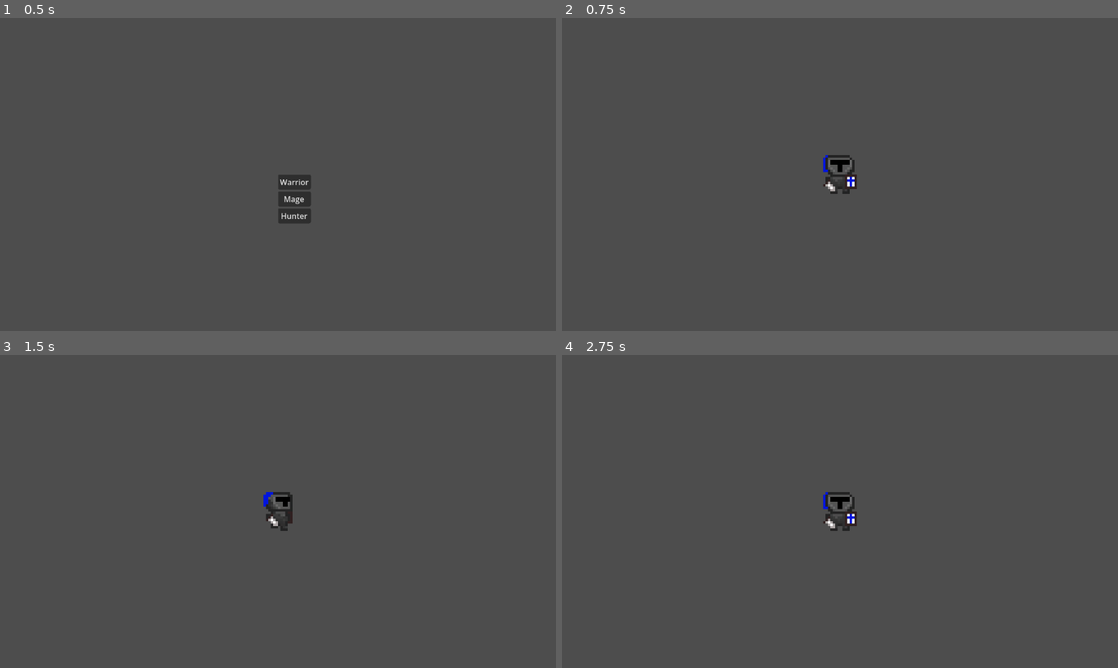
Above: before the commit, frames 1-4 (two rows, left to right).
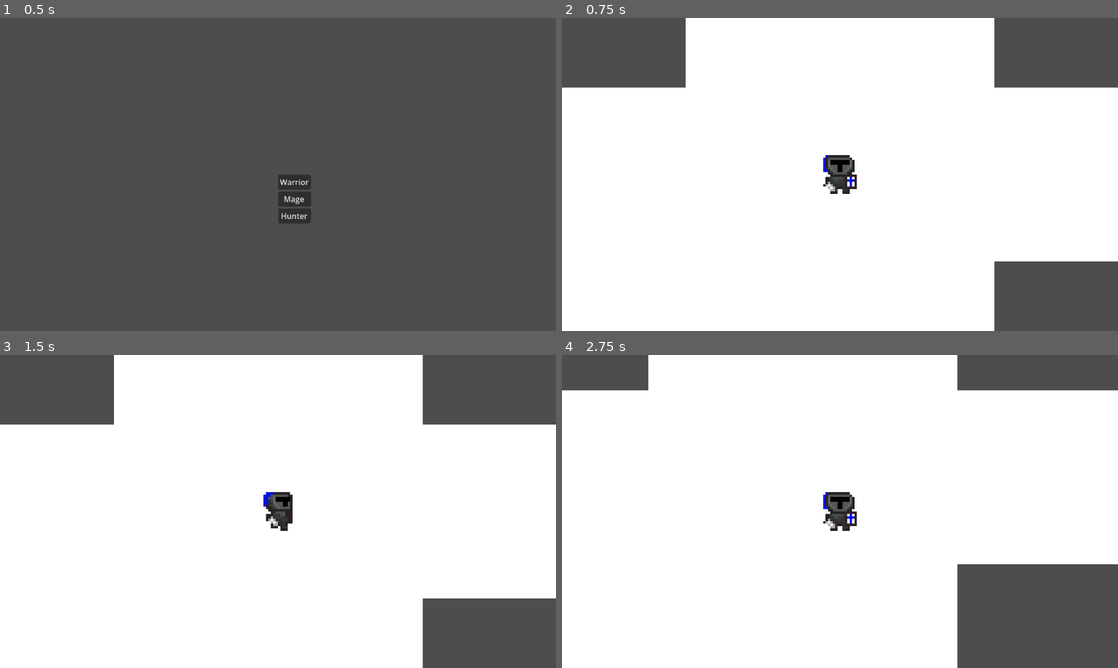
Above: after the commit, the same moments.

Repository: Naskacz/InzRogueLike
Game: Godot game, scene res://game/character_selection.tscn
Two runs of this game, one before a commit and one after it. Both use one fixed random seed, a clock stepped at 60 frames per second and the inputs below.
Inputs (mouse positions are in pixels of both pictures, inside the frame that each line leads up to):
- Up to frame 1 (0.5 s): no input
- Up to frame 2 (0.75 s): click "Warrior" at 0.5 s
- Up to frame 3 (1.5 s): tap Enter at 1.25 s; move the mouse to (400, 495) at 1.27 s; press the mouse at (400, 495) at 1.28 s; hold Right (ui_right) from 1.28 s (still down)
- Up to frame 4 (2.75 s): move the mouse to (728, 527) at 2.02 s; release Right (ui_right) at 2.03 s; release the mouse at (728, 527) at 2.03 s; hold Down (ui_down) from 2.03 s (still down); click (728, 527) at 2.1 s

Frame 1 is identical in both runs. In frame 2, 85% of the frame differs, in the area x 0-100%, y 0-100%; in frame 3, 84%; in frame 4, 85%.

Commit message:
Basic room generation, basic attack logic

Diff:
--- /dev/null
+++ b/Arrow.tscn
@@ -0,0 +1,14 @@
+[gd_scene format=3 uid="uid://d2rvdbjyc2iw4"]
+
+[ext_resource type="Script" uid="uid://cleo2vnmyja5w" path="res://BaseAttack.gd" id="1_265pn"]
+
+[sub_resource type="RectangleShape2D" id="RectangleShape2D_8wdj2"]
+
+[node name="Arrow" type="Area2D" unique_id=1894215910]
+script = ExtResource("1_265pn")
+speed = 800.0
+
+[node name="AnimatedSprite2D" type="AnimatedSprite2D" parent="." unique_id=1913641804]
+
+[node name="CollisionShape2D" type="CollisionShape2D" parent="AnimatedSprite2D" unique_id=243417172]
+shape = SubResource("RectangleShape2D_8wdj2")
--- /dev/null
+++ b/BaseAttack.gd
@@ -0,0 +1,46 @@
+extends Area2D
+
+var attacker_stats: StatsManager
+var direction = Vector2.ZERO
+var speed = 0.0
+var damage_category = Enums.DamageCategory.PHYSICAL
+var hit_targets: Array = []
+
+func _ready() -> void:
+	# Obsługa animacji i usuwania obiektu
+	if has_node("AnimatedSprite2D"):
+		var sprite = $AnimatedSprite2D
+		sprite.play("default")
+		# Atak zniknie sam, gdy skończy się jego animacja (np. błysk miecza)
+		sprite.animation_finished.connect(queue_free)
+	else:
+		# Jeśli to atak wręcz bez animacji, usuń go po 0.2 sekundy
+		if speed <= 0:
+			get_tree().create_timer(0.2).timeout.connect(queue_free)
+
+func _physics_process(delta: float) -> void:
+	# Jeśli to pocisk, przesuń go w świecie
+	if speed > 0:
+		global_position += direction * speed * delta
+
+func _on_body_entered(body: Node2D) -> void:
+	# 1. Ignoruj samego siebie (atakującego)
+	if attacker_stats and body == attacker_stats.get_parent():
+		return
+
+	# 2. Sprawdź, czy cel ma komponent zdrowia i czy nie został już trafiony tym ciosem
+	var health = body.get_node_or_null("HealthComponent")
+	var target_stats = body.get_node_or_null("StatsManager")
+
+	if health and target_stats and body not in hit_targets:
+		hit_targets.append(body)
+
+		# 3. Oblicz obrażenia przy użyciu Twoich formuł
+		var result = CombatFormulas.calculate_damage(attacker_stats, target_stats, damage_category)
+
+		# 4. Zadaj obrażenia
+		health.take_damage(result.amount)
+
+		# 5. Jeśli to pocisk (strzała/ogień), usuń go po pierwszym trafieniu
+		if speed > 0:
+			queue_free()
--- /dev/null
+++ b/MagicMeleeSlash.tscn
@@ -0,0 +1,14 @@
+[gd_scene format=3 uid="uid://cd3mh7afscn4l"]
+
+[ext_resource type="Script" uid="uid://cleo2vnmyja5w" path="res://BaseAttack.gd" id="1_3d6ux"]
+
+[sub_resource type="RectangleShape2D" id="RectangleShape2D_8wdj2"]
+
+[node name="MagicMeleeSlash" type="Area2D" unique_id=2108453855]
+script = ExtResource("1_3d6ux")
+damage_category = 2
+
+[node name="Sprite2D" type="AnimatedSprite2D" parent="." unique_id=1873456662]
+
+[node name="CollisionShape2D" type="CollisionShape2D" parent="Sprite2D" unique_id=1382537173]
+shape = SubResource("RectangleShape2D_8wdj2")
--- /dev/null
+++ b/MagicProjectile.tscn
@@ -0,0 +1,13 @@
+[gd_scene format=3 uid="uid://bbm7k0lqghbab"]
+
+[ext_resource type="Script" uid="uid://cleo2vnmyja5w" path="res://BaseAttack.gd" id="1_jucil"]
+
+[sub_resource type="CircleShape2D" id="CircleShape2D_8wdj2"]
+
+[node name="MagicProjectile" type="Area2D" unique_id=1162486233]
+script = ExtResource("1_jucil")
+
+[node name="AnimatedSprite2D" type="AnimatedSprite2D" parent="." unique_id=483208160]
+
+[node name="CollisionShape2D" type="CollisionShape2D" parent="AnimatedSprite2D" unique_id=929194832]
+shape = SubResource("CircleShape2D_8wdj2")
--- /dev/null
+++ b/Main.gd
@@ -0,0 +1,37 @@
+extends Node2D
+@export var room_scene: PackedScene
+@export var player_scene: PackedScene
+@export var number_of_rooms: int = 8
+@export var room_size: Vector2 = Vector2(640, 360)
+func _ready() -> void:
+	generate_dungeon()
+
+func generate_dungeon() -> void:
+	var room_positions: Array[Vector2i] = []
+	var current_grid_pos = Vector2i(0, 0)
+	room_positions.append(current_grid_pos)
+
+	while room_positions.size() < number_of_rooms:
+		var random_room = room_positions[randi() % room_positions.size()]
+
+		var directions = [Vector2i.UP, Vector2i.DOWN, Vector2i.LEFT, Vector2i.RIGHT]
+		var random_dir = directions[randi() % directions.size()]
+
+		var next_grid_pos = random_room + random_dir
+
+		if not room_positions.has(next_grid_pos):
+			room_positions.append(next_grid_pos)
+
+	for i in range(room_positions.size()):
+		var grid_pos = room_positions[i]
+
+		var new_room = room_scene.instantiate()
+
+		new_room.position = Vector2(grid_pos.x * room_size.x, grid_pos.y * room_size.y)
+		add_child(new_room)
+		new_room.name = "Room_" + str(grid_pos.x) + "_" + str(grid_pos.y)
+
+	if player_scene != null:
+		var player = player_scene.instantiate()
+		player.position = Vector2(0, 0) + (room_size / 2)
+		add_child(player)
--- a/Main.tscn
+++ b/Main.tscn
@@ -1,41 +1,15 @@
-[gd_scene load_steps=6 format=3 uid="uid://375g6jud40da"]
+[gd_scene format=3 uid="uid://375g6jud40da"]
 
-[ext_resource type="Script" uid="uid://cnn7lrti3vqai" path="res://Player.gd" id="1_glv2v"]
-[ext_resource type="Script" uid="uid://dd3icv2mxvcvq" path="res://characters/stats_manager.gd" id="3_cm0pq"]
-[ext_resource type="Resource" uid="uid://oskrk7rqw8se" path="res://characters/warrior.tres" id="4_fos0i"]
+[ext_resource type="Script" uid="uid://h4ru1snm5aup" path="res://Main.gd" id="1_r0du0"]
+[ext_resource type="PackedScene" uid="uid://diygwv781k3tm" path="res://player.tscn" id="1_uu6xs"]
+[ext_resource type="PackedScene" uid="uid://dyhs6uhqwa3on" path="res://Room.tscn" id="2_cm0pq"]
 
-[sub_resource type="SpriteFrames" id="SpriteFrames_fpfj3"]
-animations = [{
-"frames": [],
-"loop": true,
-"name": &"new_animation",
-"speed": 5.0
-}]
+[sub_resource type="TileSet" id="TileSet_c2nmx"]
 
-[sub_resource type="RectangleShape2D" id="RectangleShape2D_uu6xs"]
+[node name="Main" type="Node2D" unique_id=1938521491]
+script = ExtResource("1_r0du0")
+room_scene = ExtResource("2_cm0pq")
+player_scene = ExtResource("1_uu6xs")
 
-[node name="Main" type="Node2D"]
-
-[node name="Player" type="Node2D" parent="."]
-scale = Vector2(5, 5)
-
-[node name="CharacterBody2D" type="CharacterBody2D" parent="."]
-script = ExtResource("1_glv2v")
-
-[node name="Camera2D" type="Camera2D" parent="CharacterBody2D"]
-scale = Vector2(5, 5)
-
-[node name="AnimatedSprite2D" type="AnimatedSprite2D" parent="CharacterBody2D"]
-texture_filter = 1
-scale = Vector2(5, 5)
-sprite_frames = SubResource("SpriteFrames_fpfj3")
-animation = &"new_animation"
-
-[node name="CollisionShape2D" type="CollisionShape2D" parent="CharacterBody2D"]
-shape = SubResource("RectangleShape2D_uu6xs")
-disabled = true
-
-[node name="StatsManager" type="Node" parent="CharacterBody2D"]
-script = ExtResource("3_cm0pq")
-base_data = ExtResource("4_fos0i")
-metadata/_custom_type_script = "uid://dd3icv2mxvcvq"
+[node name="TileMapLayer" type="TileMapLayer" parent="." unique_id=1303524626]
+tile_set = SubResource("TileSet_c2nmx")
--- /dev/null
+++ b/MeleeSlash.tscn
@@ -0,0 +1,72 @@
+[gd_scene format=3 uid="uid://mvy7n07p8s4p"]
+
+[ext_resource type="Script" uid="uid://cleo2vnmyja5w" path="res://BaseAttack.gd" id="1_nejky"]
+[ext_resource type="Texture2D" uid="uid://c6e3bbyfq5fnj" path="res://assets/MeleeSlash.png" id="2_pnig4"]
+
+[sub_resource type="AtlasTexture" id="AtlasTexture_r4134"]
+atlas = ExtResource("2_pnig4")
+region = Rect2(0, 0, 16, 16)
+
+[sub_resource type="AtlasTexture" id="AtlasTexture_1xkjs"]
+atlas = ExtResource("2_pnig4")
+region = Rect2(16, 0, 16, 16)
+
+[sub_resource type="AtlasTexture" id="AtlasTexture_w3p21"]
+atlas = ExtResource("2_pnig4")
+region = Rect2(0, 16, 16, 16)
+
+[sub_resource type="AtlasTexture" id="AtlasTexture_1h33f"]
+atlas = ExtResource("2_pnig4")
+region = Rect2(16, 16, 16, 16)
+
+[sub_resource type="AtlasTexture" id="AtlasTexture_4wqt8"]
+atlas = ExtResource("2_pnig4")
+region = Rect2(0, 32, 16, 16)
+
+[sub_resource type="AtlasTexture" id="AtlasTexture_c4gh3"]
+atlas = ExtResource("2_pnig4")
+region = Rect2(16, 32, 16, 16)
+
+[sub_resource type="SpriteFrames" id="SpriteFrames_nejky"]
+animations = [{
+"frames": [{
+"duration": 1.0,
+"texture": SubResource("AtlasTexture_r4134")
+}, {
+"duration": 1.0,
+"texture": SubResource("AtlasTexture_1xkjs")
+}, {
+"duration": 1.0,
+"texture": SubResource("AtlasTexture_w3p21")
+}, {
+"duration": 1.0,
+"texture": SubResource("AtlasTexture_1h33f")
+}, {
+"duration": 1.0,
+"texture": SubResource("AtlasTexture_4wqt8")
+}, {
+"duration": 1.0,
+"texture": SubResource("AtlasTexture_c4gh3")
+}],
+"loop": 0,
+"name": &"default",
+"speed": 24.0
+}]
+
+[node name="MeleeSlash" type="Area2D" unique_id=97198550]
+z_index = 5
+scale = Vector2(4, 4)
+collision_layer = 0
+collision_mask = 2
+script = ExtResource("1_nejky")
+
+[node name="AnimatedSprite2D" type="AnimatedSprite2D" parent="." unique_id=609493658]
+position = Vector2(7.25, 0)
+sprite_frames = SubResource("SpriteFrames_nejky")
+frame = 2
+
+[node name="CollisionPolygon2D" type="CollisionPolygon2D" parent="." unique_id=922675222]
+position = Vector2(1.75, -0.25)
+polygon = PackedVector2Array(-2.5, -8, 4, -8, 8.5, -3.75, 8.5, 4.25, 3, 8, -2.5, 8)
+
+[connection signal="body_entered" from="." to="." method="_on_body_entered"]
--- a/Player.gd
+++ b/Player.gd
@@ -2,10 +2,12 @@
 
 @onready var stats_manager = $StatsManager
 @onready var sprite = $AnimatedSprite2D
+
 func _ready():
 	if GameManager.selected_stats:
 		stats_manager.base_data = GameManager.selected_stats
-	if stats_manager.base_data.character_animations:
+
+	if stats_manager.base_data and stats_manager.base_data.character_animations:
 		sprite.sprite_frames = stats_manager.base_data.character_animations
 		sprite.play("idle")
 
@@ -16,23 +18,48 @@
 
 	if dir.length() > 0:
 		var current_speed = stats_manager.get_total_movement_speed()
-
 		velocity = dir.normalized() * current_speed
 		move_and_slide()
 		_update_animation(dir)
 	else:
-		$AnimatedSprite2D.play("idle")
+		sprite.play("idle")
 		velocity = Vector2.ZERO
-
 
 func _update_animation(dir: Vector2):
 	if dir.x > 0:
-		$AnimatedSprite2D.play("walk_right")
+		sprite.play("walk_right")
 	elif dir.x < 0:
-		$AnimatedSprite2D.play("walk_left")
+		sprite.play("walk_left")
 	elif dir.y < 0:
-		$AnimatedSprite2D.play("walk_up")
+		sprite.play("walk_up")
 	elif dir.y > 0:
-		$AnimatedSprite2D.play("walk_down")
+		sprite.play("walk_down")
 	else:
-		$AnimatedSprite2D.play("idle")
+		sprite.play("idle")
+
+func _input(event):
+	if event.is_action_pressed("attack") and not event.is_echo():
+		attack()
+
+func attack():
+	var scene = stats_manager.base_data.attack_scene
+	var attack_instance = scene.instantiate()
+
+	# Dane pomocnicze
+	var direction = (get_global_mouse_position() - global_position).normalized()
+	var offset = 40
+
+	# Przekazujemy statystyki
+	attack_instance.attacker_stats = self.stats_manager
+
+	if attack_instance.speed <= 0:
+		# --- WOJOWNIK (ATAK WRĘCZ) ---
+		add_child(attack_instance)
+		attack_instance.position = direction * offset
+	else:
+		# --- MAG / ŁOWCA (POCISK) ---
+		get_parent().add_child(attack_instance)
+		attack_instance.global_position = global_position + (direction * offset)
+		attack_instance.direction = direction
+
+	attack_instance.rotation = direction.angle()
--- /dev/null
+++ b/Room.tscn
@@ -0,0 +1,15 @@
+[gd_scene format=3 uid="uid://dyhs6uhqwa3on"]
+
+[node name="Room" type="Node2D" unique_id=783136944]
+
+[node name="DoorUp" type="Marker2D" parent="." unique_id=1753204821]
+
+[node name="DoorRight" type="Marker2D" parent="." unique_id=961980303]
+
+[node name="DoorDown" type="Marker2D" parent="." unique_id=710722037]
+
+[node name="DoorLeft" type="Marker2D" parent="." unique_id=1781936062]
+
+[node name="ColorRect" type="ColorRect" parent="." unique_id=1482945050]
+custom_minimum_size = Vector2(640, 360)
+custom_maximum_size = Vector2(640, 360)
--- a/characters/character_stats.gd
+++ b/characters/character_stats.gd
@@ -37,6 +37,7 @@
 
 @export_group("Visuals")
 @export var character_animations: SpriteFrames
+@export var attack_scene: PackedScene
 
 
 # Called when the node enters the scene tree for the first time.
--- /dev/null
+++ b/characters/dummy_stats.tres
@@ -0,0 +1,8 @@
+[gd_resource type="Resource" script_class="CharacterStats" format=3 uid="uid://dnccsn1uemnte"]
+
+[ext_resource type="Script" uid="uid://fvc0jablaok3" path="res://characters/character_stats.gd" id="1_5wddo"]
+
+[resource]
+script = ExtResource("1_5wddo")
+profession = 1
+metadata/_custom_type_script = "uid://fvc0jablaok3"
--- a/characters/hunter_animations.tres
+++ b/characters/hunter_animations.tres
@@ -76,7 +76,7 @@
 "duration": 1.0,
 "texture": SubResource("AtlasTexture_4q6w5")
 }],
-"loop": true,
+"loop": 1,
 "name": &"idle",
 "speed": 5.0
 }, {
@@ -93,7 +93,7 @@
 "duration": 1.0,
 "texture": SubResource("AtlasTexture_2e18b")
 }],
-"loop": true,
+"loop": 1,
 "name": &"walk_down",
 "speed": 5.0
 }, {
@@ -110,7 +110,7 @@
 "duration": 1.0,
 "texture": SubResource("AtlasTexture_owm4h")
 }],
-"loop": true,
+"loop": 1,
 "name": &"walk_left",
 "speed": 5.0
 }, {
@@ -127,7 +127,7 @@
 "duration": 1.0,
 "texture": SubResource("AtlasTexture_bqgmg")
 }],
-"loop": true,
+"loop": 1,
 "name": &"walk_right",
 "speed": 5.0
 }, {
@@ -144,7 +144,7 @@
 "duration": 1.0,
 "texture": SubResource("AtlasTexture_mkiqr")
 }],
-"loop": true,
+"loop": 1,
 "name": &"walk_up",
 "speed": 5.0
 }]
--- a/characters/mage_animations.tres
+++ b/characters/mage_animations.tres
@@ -97,7 +97,7 @@
 "duration": 1.0,
 "texture": SubResource("AtlasTexture_m7whw")
 }],
-"loop": true,
+"loop": 1,
 "name": &"idle",
 "speed": 5.0
 }, {
@@ -114,7 +114,7 @@
 "duration": 1.0,
 "texture": SubResource("AtlasTexture_qbk5u")
 }],
-"loop": true,
+"loop": 1,
 "name": &"walk_down",
 "speed": 5.0
 }, {
@@ -131,7 +131,7 @@
 "duration": 1.0,
 "texture": SubResource("AtlasTexture_c8sqj")
 }],
-"loop": true,
+"loop": 1,
 "name": &"walk_left",
 "speed": 5.0
 }, {
@@ -148,7 +148,7 @@
 "duration": 1.0,
 "texture": SubResource("AtlasTexture_w8ui7")
 }],
-"loop": true,
+"loop": 1,
 "name": &"walk_right",
 "speed": 5.0
 }, {
@@ -165,7 +165,7 @@
 "duration": 1.0,
 "texture": SubResource("AtlasTexture_kvol4")
 }],
-"loop": true,
+"loop": 1,
 "name": &"walk_up",
 "speed": 5.0
 }]
--- a/characters/warrior.tres
+++ b/characters/warrior.tres
@@ -1,6 +1,7 @@
-[gd_resource type="Resource" script_class="CharacterStats" load_steps=3 format=3 uid="uid://oskrk7rqw8se"]
+[gd_resource type="Resource" script_class="CharacterStats" format=3 uid="uid://oskrk7rqw8se"]
 
 [ext_resource type="Script" uid="uid://fvc0jablaok3" path="res://characters/character_stats.gd" id="1_8ji7p"]
+[ext_resource type="PackedScene" uid="uid://mvy7n07p8s4p" path="res://MeleeSlash.tscn" id="1_bcdll"]
 [ext_resource type="SpriteFrames" uid="uid://do201vqusf056" path="res://characters/warrior_animations.tres" id="1_pvt6f"]
 
 [resource]
@@ -11,4 +12,5 @@
 strength_gain = 1
 attack_damage = 2
 character_animations = ExtResource("1_pvt6f")
+attack_scene = ExtResource("1_bcdll")
 metadata/_custom_type_script = "uid://fvc0jablaok3"
--- a/characters/warrior_animations.tres
+++ b/characters/warrior_animations.tres
@@ -76,7 +76,7 @@
 "duration": 1.0,
 "texture": SubResource("AtlasTexture_fos0i")
 }],
-"loop": true,
+"loop": 1,
 "name": &"idle",
 "speed": 5.0
 }, {
@@ -93,7 +93,7 @@
 "duration": 1.0,
 "texture": SubResource("AtlasTexture_03owx")
 }],
-"loop": true,
+"loop": 1,
 "name": &"walk_down",
 "speed": 5.0
 }, {
@@ -110,7 +110,7 @@
 "duration": 1.0,
 "texture": SubResource("AtlasTexture_5vvyt")
 }],
-"loop": true,
+"loop": 1,
 "name": &"walk_left",
 "speed": 5.0
 }, {
@@ -127,7 +127,7 @@
 "duration": 1.0,
 "texture": SubResource("AtlasTexture_fpfj3")
 }],
-"loop": true,
+"loop": 1,
 "name": &"walk_right",
 "speed": 5.0
 }, {
@@ -144,7 +144,7 @@
 "duration": 1.0,
 "texture": SubResource("AtlasTexture_2gh4u")
 }],
-"loop": false,
+"loop": 0,
 "name": &"walk_up",
 "speed": 5.0
 }]
--- /dev/null
+++ b/enemy.gd
@@ -0,0 +1,10 @@
+extends CharacterBody2D
+
+func _ready():
+	$HealthComponent.health_changed.connect(_on_health_changed)
+	$HealthComponent.died.connect(queue_free) # Znika po śmierci
+	$HealthComponent.setup($StatsManager.get_total_max_health())
+
+func _on_health_changed(current, max_hp):
+	$ProgressBar.max_value = max_hp
+	$ProgressBar.value = current
--- /dev/null
+++ b/enemy.tscn
@@ -0,0 +1,31 @@
+[gd_scene format=3 uid="uid://r7bwl4xlp7vi"]
+
+[ext_resource type="Script" uid="uid://dd3icv2mxvcvq" path="res://characters/stats_manager.gd" id="1_4gyqm"]
+[ext_resource type="Script" uid="uid://be28020yj2tnn" path="res://enemy.gd" id="1_qi2p4"]
+[ext_resource type="Script" uid="uid://da5nhxyfjp0d" path="res://health_component.gd" id="2_qi2p4"]
+[ext_resource type="Resource" uid="uid://dnccsn1uemnte" path="res://characters/dummy_stats.tres" id="3_iifgy"]
+
+[sub_resource type="RectangleShape2D" id="RectangleShape2D_i3pqv"]
+size = Vector2(249, 216)
+
+[node name="Enemy" type="CharacterBody2D" unique_id=1083758721]
+collision_layer = 2
+collision_mask = 5
+script = ExtResource("1_qi2p4")
+
+[node name="Sprite2D" type="Sprite2D" parent="." unique_id=1389695]
+
+[node name="CollisionShape2D" type="CollisionShape2D" parent="." unique_id=1528407199]
+shape = SubResource("RectangleShape2D_i3pqv")
+
+[node name="StatsManager" type="Node" parent="." unique_id=1973981573]
+script = ExtResource("1_4gyqm")
+base_data = ExtResource("3_iifgy")
+metadata/_custom_type_script = "uid://dd3icv2mxvcvq"
+
+[node name="HealthComponent" type="Node" parent="." unique_id=291215339]
+script = ExtResource("2_qi2p4")
+
+[node name="ProgressBar" type="ProgressBar" parent="." unique_id=1097515723]
+offset_right = 4.0
+offset_bottom = 27.0
--- /dev/null
+++ b/health_component.gd
@@ -0,0 +1,20 @@
+extends Node
+class_name HealthComponent
+
+signal health_changed(current_health, max_health)
+signal died
+
+var max_health: int
+var current_health: int
+
+func setup(max_hp: int):
+	max_health = max_hp
+	current_health = max_hp
+	health_changed.emit(current_health, max_health)
+
+func take_damage(amount: int):
+	current_health -= amount
+	print("Otrzymano obrażenia: ", amount, " Pozostało HP: ", current_health)
+	health_changed.emit(current_health, max_health)
+	if current_health <= 0:
+		died.emit()
--- /dev/null
+++ b/player.tscn
@@ -0,0 +1,37 @@
+[gd_scene format=3 uid="uid://diygwv781k3tm"]
+
+[ext_resource type="Script" uid="uid://co28dcge002v0" path="res://player.gd" id="1_i3pqv"]
+[ext_resource type="Script" uid="uid://dd3icv2mxvcvq" path="res://characters/stats_manager.gd" id="1_onrkg"]
+[ext_resource type="Resource" uid="uid://oskrk7rqw8se" path="res://characters/warrior.tres" id="2_i3pqv"]
+
+[sub_resource type="SpriteFrames" id="SpriteFrames_hqtel"]
+animations = [{
+"frames": [],
+"loop": 1,
+"name": &"new_animation",
+"speed": 5.0
+}]
+
+[sub_resource type="RectangleShape2D" id="RectangleShape2D_sweqy"]
+
+[node name="Player" type="CharacterBody2D" unique_id=1012443771]
+z_index = 1
+collision_mask = 5
+script = ExtResource("1_i3pqv")
+
+[node name="Camera2D" type="Camera2D" parent="." unique_id=166442365]
+scale = Vector2(5, 5)
+
+[node name="AnimatedSprite2D" type="AnimatedSprite2D" parent="." unique_id=1538675174]
+texture_filter = 1
+scale = Vector2(5, 5)
+sprite_frames = SubResource("SpriteFrames_hqtel")
+animation = &"new_animation"
+
+[node name="CollisionShape2D" type="CollisionShape2D" parent="." unique_id=1731670609]
+shape = SubResource("RectangleShape2D_sweqy")
+
+[node name="StatsManager" type="Node" parent="." unique_id=1534194752]
+script = ExtResource("1_onrkg")
+base_data = ExtResource("2_i3pqv")
+metadata/_custom_type_script = "uid://dd3icv2mxvcvq"
--- a/project.godot
+++ b/project.godot
@@ -8,11 +8,15 @@
 
 config_version=5
 
+[animation]
+
+compatibility/default_parent_skeleton_in_mesh_instance_3d=true
+
 [application]
 
 config/name="test"
 run/main_scene="uid://cd4bc4k54n7cc"
-config/features=PackedStringArray("4.5", "GL Compatibility")
+config/features=PackedStringArray("4.7", "GL Compatibility")
 config/icon="res://icon.svg"
 
 [autoload]
@@ -58,6 +62,11 @@
 , Object(InputEventKey,"resource_local_to_scene":false,"resource_name":"","device":-1,"window_id":0,"alt_pressed":false …(183 unchanged characters)…
 ]
 }
+attack={
+"deadzone": 0.2,
+"events": [Object(InputEventMouseButton,"resource_local_to_scene":false,"resource_name":"","device":-1,"window_id":0,"alt_pressed":false,"shift_pressed":false,"ctrl_pressed":false,"meta_pressed":false,"button_mask":0,"position":Vector2(0, 0),"global_position":Vector2(0, 0),"factor":1.0,"button_index":1,"canceled":false,"pressed":false,"double_click":false,"script":null)
+]
+}
 
 [rendering]
 
Not shown, added: BaseAttack.gd.uid
Not shown, added: Main.gd.uid
Not shown, changed: Player.gd.uid
Binary file added: assets/MeleeSlash.png
Not shown, added: assets/MeleeSlash.png.import
Not shown: 1 places in characters/hunter_animations.tres that only renumber resources
Not shown: 1 places in characters/mage_animations.tres that only renumber resources
Not shown: 1 places in characters/warrior_animations.tres that only renumber resources
Not shown, added: enemy.gd.uid
Not shown, added: health_component.gd.uid
